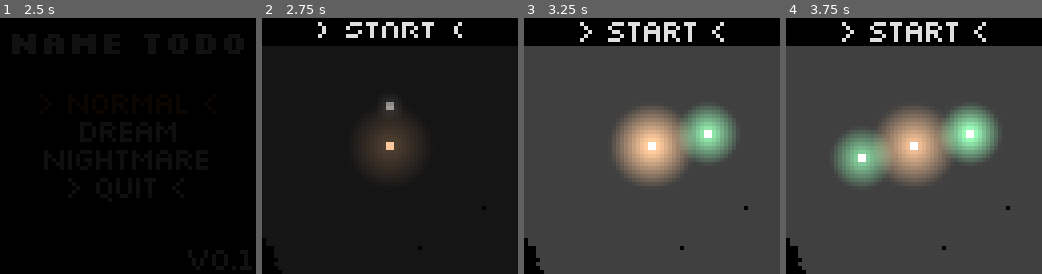
Above: before the commit, frames 1-4 (left to right).
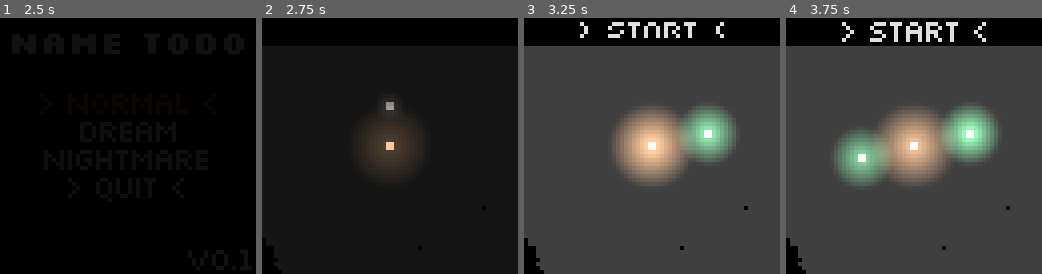
Above: after the commit, the same moments.

Repository: IceTyp/Voidvasion
Game: Godot game, scene res://src/user_interface/main_menu.tscn
The game is run twice, just before and just after one commit, with the same random seed, the same clock (stepped at 60 frames per second) and the same inputs.
Inputs (mouse positions are in pixels of both pictures, inside the frame that each line leads up to):
- Up to frame 1 (2.5 s): click "Dream" at 0.5 s; click "Nightmare" at 1.25 s; click "> Normal <" at 2 s
- Up to frame 2 (2.75 s): no input
- Up to frame 3 (3.25 s): move the mouse to (708, 133) at 2.77 s; click (708, 133) at 2.92 s
- Up to frame 4 (3.75 s): move the mouse to (862, 158) at 3.52 s; click (862, 158) at 3.67 s

Frame 1 is identical in both runs. In frame 2, 1.1% of the frame differs, in the area x 21-79%, y 1-8%; in frame 3, 0.8%; in frame 4, nothing differs.

Commit message:
use mouse blockers to prevent starting multiple games at the same time

Diff:
--- a/godot/src/user_interface/button_start.gd
+++ b/godot/src/user_interface/button_start.gd
@@ -5,7 +5,7 @@
 	pressed.connect(Global._on_button_start_pressed)
 	scale = Vector2(1, 0)
 	show()
-	await get_tree().create_timer(0.5)
+	await get_tree().create_timer(0.5).timeout
 	create_tween().tween_property(self, "scale", Vector2(1, 1), 0.2)
 
 
--- a/godot/src/user_interface/game_end_screen.gd
+++ b/godot/src/user_interface/game_end_screen.gd
@@ -3,10 +3,12 @@
 signal new_game_requested
 
 @onready var button_new_game: Button = $VBoxContainer/ButtonNewGame
+@onready var mouse_blocker: ColorRect = $MouseBlocker
 
 
 func _ready() -> void:
 	hide()
+	mouse_blocker.hide()
 	Global.game_ended.connect(_on_game_ended)
 	new_game_requested.connect(Global._on_new_game_requested)
 	button_new_game.pressed.connect(_on_button_new_game_pressed)
@@ -27,5 +29,7 @@
 
 
 func _on_button_new_game_pressed() -> void:
+	mouse_blocker.show()
+	get_viewport().gui_release_focus()
 	await create_tween().tween_property(self, "modulate", Color(0, 0, 0, 1), 0.5).finished
 	new_game_requested.emit()
--- a/godot/src/user_interface/game_end_screen.tscn
+++ b/godot/src/user_interface/game_end_screen.tscn
@@ -59,3 +59,13 @@
 
 [node name="ButtonQuit" parent="." instance=ExtResource("4_gjsl7")]
 layout_mode = 1
+
+[node name="MouseBlocker" type="ColorRect" parent="."]
+visible = false
+layout_mode = 1
+anchors_preset = 15
+anchor_right = 1.0
+anchor_bottom = 1.0
+grow_horizontal = 2
+grow_vertical = 2
+color = Color(1, 1, 1, 0)
--- a/godot/src/user_interface/main_menu.gd
+++ b/godot/src/user_interface/main_menu.gd
@@ -3,6 +3,7 @@
 signal difficulty_selected(difficulty)
 
 @onready var v_box_container: VBoxContainer = $VBoxContainer
+@onready var mouse_blocker: ColorRect = $MouseBlocker
 
 
 func _ready() -> void:
@@ -15,6 +16,8 @@
 
 
 func _on_button_difficulty_pressed(difficulty: int) -> void:
+	mouse_blocker.show()
+	get_viewport().gui_release_focus()
 	await create_tween().tween_property(self, "modulate", Color(0, 0, 0, 1), 0.5).finished
 	hide()
 	difficulty_selected.emit(difficulty)
@@ -22,4 +25,5 @@
 
 func _on_visibility_changed() -> void:
 	if visible:
-		create_tween().tween_property(self, "modulate", Color(1, 1, 1, 1), 0.5).finished
+		mouse_blocker.hide()
+		create_tween().tween_property(self, "modulate", Color(1, 1, 1, 1), 0.5)
--- a/godot/src/user_interface/main_menu.tscn
+++ b/godot/src/user_interface/main_menu.tscn
@@ -78,3 +78,13 @@
 horizontal_alignment = 2
 vertical_alignment = 2
 script = ExtResource("5_vxa2a")
+
+[node name="MouseBlocker" type="ColorRect" parent="."]
+visible = false
+layout_mode = 1
+anchors_preset = 15
+anchor_right = 1.0
+anchor_bottom = 1.0
+grow_horizontal = 2
+grow_vertical = 2
+color = Color(1, 1, 1, 0)
